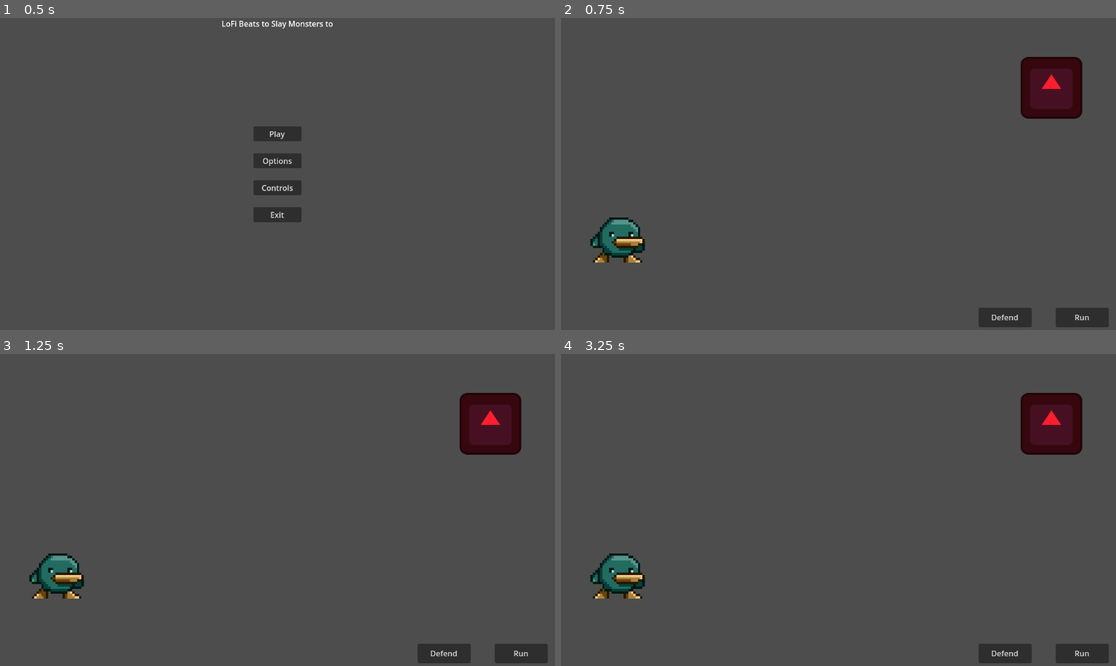
Above: before the commit, frames 1-4 (two rows, left to right).
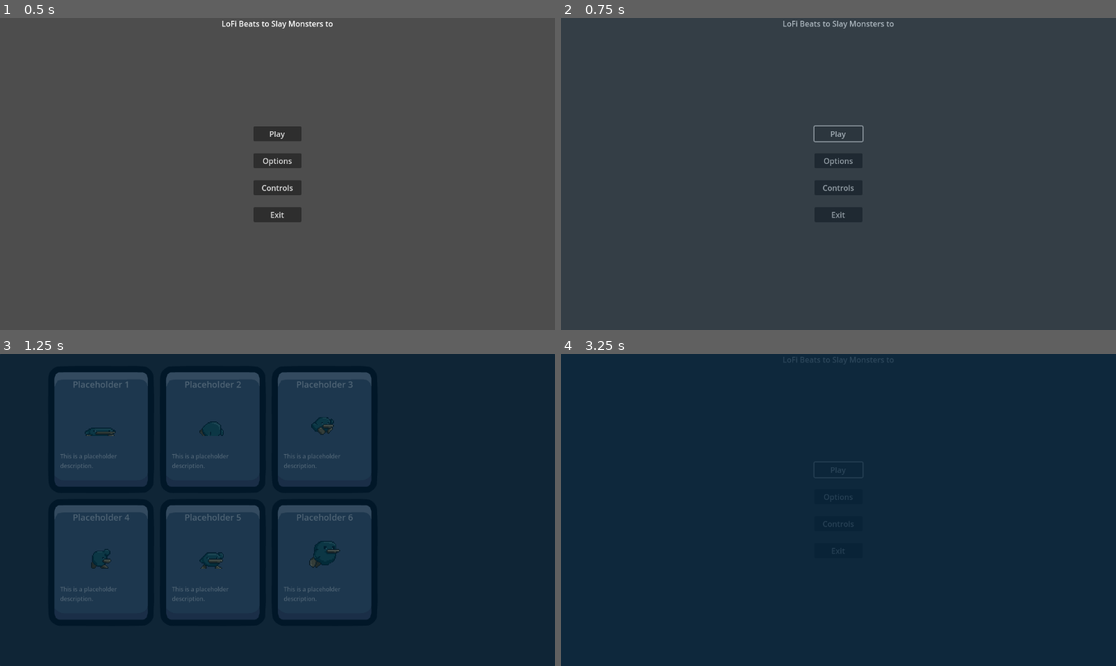
Above: after the commit, the same moments.

Repository: wildkind-gg/godot-wild-jam_68
Game: Godot game, scene res://Scenes/main_menu.tscn
Two runs of this game, one before a commit and one after it. Both use one fixed random seed, a clock stepped at 60 frames per second and the inputs below. The engine's default icon, where the game draws it, is replaced by a stand-in: a white triangle on a blue panel in a dark square.
Inputs (mouse positions are in pixels of both pictures, inside the frame that each line leads up to):
- Up to frame 1 (0.5 s): no input
- Up to frame 2 (0.75 s): click "Play" at 0.5 s
- Up to frame 3 (1.25 s): no input
- Up to frame 4 (3.25 s): click (660, 428) at 1.27 s; click "Run" at 2 s; click "Play" at 2.75 s

Frame 1 is identical in both runs. In frame 2, 99% of the frame differs, in the area x 0-100%, y 0-100%; in frame 3, 100%; in frame 4, 100%.

Commit message:
Adding scene transition, hooking up to main menu and bounty board. (+5 squashed commit)
Squashed commit:

[b2f2598] Removing ai generated placeholders.

[5a93fdd] Setting up initialziation/item generation for bounty board.

[fe3f776] Re-import of some file after settings change.

[f4178e2] Settings change, removing/replacing temp image.

[1d924a5] Init bounty board;

Adding temp textures, setting up bounty item scene.

Diff:
--- /dev/null
+++ b/Resources/_temp_enemy_ui_data/_temp_enemy_1.tres
@@ -0,0 +1,10 @@
+[gd_resource type="Resource" script_class="EnemyUiData" load_steps=3 format=3 uid="uid://b4sumg3qubbsi"]
+
+[ext_resource type="Script" path="res://Resources/_temp_enemy_ui_data/enemy_ui_data.gd" id="1_rj56o"]
+[ext_resource type="Texture2D" uid="uid://do8esrbwgy37s" path="res://_Art/Player/DuckyV2/Ducky/Spritesheets/crouch.png" id="2_yefw8"]
+
+[resource]
+script = ExtResource("1_rj56o")
+display_name = "Placeholder 1"
+description = "This is a placeholder description."
+texture = ExtResource("2_yefw8")
--- /dev/null
+++ b/Resources/_temp_enemy_ui_data/_temp_enemy_2.tres
@@ -0,0 +1,10 @@
+[gd_resource type="Resource" script_class="EnemyUiData" load_steps=3 format=3 uid="uid://s40jhcf5nrww"]
+
+[ext_resource type="Script" path="res://Resources/_temp_enemy_ui_data/enemy_ui_data.gd" id="1_8mykb"]
+[ext_resource type="Texture2D" uid="uid://dp65f5k3uirbg" path="res://_Art/Player/DuckyV2/Ducky/Spritesheets/death.png" id="2_rojjl"]
+
+[resource]
+script = ExtResource("1_8mykb")
+display_name = "Placeholder 2"
+description = "This is a placeholder description."
+texture = ExtResource("2_rojjl")
--- /dev/null
+++ b/Resources/_temp_enemy_ui_data/_temp_enemy_3.tres
@@ -0,0 +1,10 @@
+[gd_resource type="Resource" script_class="EnemyUiData" load_steps=3 format=3 uid="uid://bv4xdj2kxhs2d"]
+
+[ext_resource type="Script" path="res://Resources/_temp_enemy_ui_data/enemy_ui_data.gd" id="1_35qld"]
+[ext_resource type="Texture2D" uid="uid://byig6s3eorqmh" path="res://_Art/Player/DuckyV2/Ducky/Spritesheets/fall.png" id="2_ljj8e"]
+
+[resource]
+script = ExtResource("1_35qld")
+display_name = "Placeholder 3"
+description = "This is a placeholder description."
+texture = ExtResource("2_ljj8e")
--- /dev/null
+++ b/Resources/_temp_enemy_ui_data/_temp_enemy_4.tres
@@ -0,0 +1,10 @@
+[gd_resource type="Resource" script_class="EnemyUiData" load_steps=3 format=3 uid="uid://b61apavd5onbh"]
+
+[ext_resource type="Script" path="res://Resources/_temp_enemy_ui_data/enemy_ui_data.gd" id="1_43per"]
+[ext_resource type="Texture2D" uid="uid://d06k2hehy8rhg" path="res://_Art/Player/DuckyV2/Ducky/Spritesheets/ledge_grab.png" id="2_teki6"]
+
+[resource]
+script = ExtResource("1_43per")
+display_name = "Placeholder 4"
+description = "This is a placeholder description."
+texture = ExtResource("2_teki6")
--- /dev/null
+++ b/Resources/_temp_enemy_ui_data/_temp_enemy_5.tres
@@ -0,0 +1,10 @@
+[gd_resource type="Resource" script_class="EnemyUiData" load_steps=3 format=3 uid="uid://blgtiphlw148o"]
+
+[ext_resource type="Script" path="res://Resources/_temp_enemy_ui_data/enemy_ui_data.gd" id="1_c70nv"]
+[ext_resource type="Texture2D" uid="uid://jga8tt2k85mm" path="res://_Art/Player/DuckyV2/Ducky/Spritesheets/shield.png" id="2_grr1l"]
+
+[resource]
+script = ExtResource("1_c70nv")
+display_name = "Placeholder 5"
+description = "This is a placeholder description."
+texture = ExtResource("2_grr1l")
--- /dev/null
+++ b/Resources/_temp_enemy_ui_data/_temp_enemy_6.tres
@@ -0,0 +1,10 @@
+[gd_resource type="Resource" script_class="EnemyUiData" load_steps=3 format=3 uid="uid://c5u60b0ge0evc"]
+
+[ext_resource type="Script" path="res://Resources/_temp_enemy_ui_data/enemy_ui_data.gd" id="1_qaxf6"]
+[ext_resource type="Texture2D" uid="uid://cv0lbmugplxnk" path="res://_Art/Player/DuckyV2/Ducky/Spritesheets/multi_jump.png" id="2_qhrh8"]
+
+[resource]
+script = ExtResource("1_qaxf6")
+display_name = "Placeholder 6"
+description = "This is a placeholder description."
+texture = ExtResource("2_qhrh8")
--- /dev/null
+++ b/Resources/_temp_enemy_ui_data/enemy_ui_data.gd
@@ -0,0 +1,10 @@
+# This resource is a placeholder until we create a better enemy data structure
+# I am using this now to get the bounty board working without needing to mess
+# with any of the enemy code and creating unnecessary conflicts
+
+class_name  EnemyUiData
+extends Resource
+
+@export var display_name : String
+@export_multiline var description : String
+@export var texture : Texture
--- /dev/null
+++ b/Resources/ui_themes/bounty_item_texture.tres
@@ -0,0 +1,10 @@
+[gd_resource type="StyleBoxTexture" load_steps=2 format=3 uid="uid://bigsvjwr6xmts"]
+
+[ext_resource type="Texture2D" uid="uid://d0ono6d2dgkrh" path="res://Resources/_temp_ui_sprites/IconButton_Small_Square.png" id="1_0ehnr"]
+
+[resource]
+texture = ExtResource("1_0ehnr")
+texture_margin_left = 13.0
+texture_margin_top = 13.0
+texture_margin_right = 13.0
+texture_margin_bottom = 13.0
--- /dev/null
+++ b/Scenes/bounty_board/bounty_board.tscn
@@ -0,0 +1,44 @@
+[gd_scene load_steps=11 format=3 uid="uid://bih7xps8v4bbc"]
+
+[ext_resource type="Script" path="res://Scripts/bounty_board.gd" id="1_7nv2g"]
+[ext_resource type="Resource" uid="uid://b4sumg3qubbsi" path="res://Resources/_temp_enemy_ui_data/_temp_enemy_1.tres" id="2_rgbeu"]
+[ext_resource type="Resource" uid="uid://s40jhcf5nrww" path="res://Resources/_temp_enemy_ui_data/_temp_enemy_2.tres" id="3_4daup"]
+[ext_resource type="Resource" uid="uid://bv4xdj2kxhs2d" path="res://Resources/_temp_enemy_ui_data/_temp_enemy_3.tres" id="4_y74kg"]
+[ext_resource type="Resource" uid="uid://b61apavd5onbh" path="res://Resources/_temp_enemy_ui_data/_temp_enemy_4.tres" id="5_vjoiw"]
+[ext_resource type="Resource" uid="uid://blgtiphlw148o" path="res://Resources/_temp_enemy_ui_data/_temp_enemy_5.tres" id="6_u3uqs"]
+[ext_resource type="Resource" uid="uid://c5u60b0ge0evc" path="res://Resources/_temp_enemy_ui_data/_temp_enemy_6.tres" id="7_h2yqb"]
+[ext_resource type="PackedScene" uid="uid://c3ka3fcxs45ad" path="res://Scenes/components/scene_transition/scene_transition.tscn" id="8_uyka7"]
+[ext_resource type="PackedScene" uid="uid://c3ev5xwygolwl" path="res://Scenes/battle.tscn" id="9_4olab"]
+[ext_resource type="PackedScene" uid="uid://b60cbamfs1gcy" path="res://Scenes/components/scene_transition/fade_transition.tscn" id="10_srq2r"]
+
+[node name="BountyBoard" type="Node2D"]
+script = ExtResource("1_7nv2g")
+_temp_enemy_data = Array[Resource("res://Resources/_temp_enemy_ui_data/enemy_ui_data.gd")]([ExtResource("2_rgbeu"), ExtResource("3_4daup"), ExtResource("4_y74kg"), ExtResource("5_vjoiw"), ExtResource("6_u3uqs"), ExtResource("7_h2yqb")])
+
+[node name="Board" type="CanvasLayer" parent="."]
+
+[node name="Panel" type="Panel" parent="Board"]
+anchors_preset = 15
+anchor_right = 1.0
+anchor_bottom = 1.0
+grow_horizontal = 2
+grow_vertical = 2
+
+[node name="GridContainer" type="GridContainer" parent="Board/Panel"]
+layout_mode = 0
+offset_left = 100.0
+offset_top = 25.0
+offset_right = 784.0
+offset_bottom = 565.0
+theme_override_constants/h_separation = 12
+theme_override_constants/v_separation = 12
+columns = 3
+
+[node name="Loading" type="CanvasLayer" parent="."]
+layer = 2
+
+[node name="FadeTransition" parent="Loading" instance=ExtResource("10_srq2r")]
+
+[node name="SceneTransition" parent="Loading" node_paths=PackedStringArray("fade_transition") instance=ExtResource("8_uyka7")]
+landing_scene = ExtResource("9_4olab")
+fade_transition = NodePath("../FadeTransition")
--- /dev/null
+++ b/Scenes/bounty_board/bounty_item.tscn
@@ -0,0 +1,47 @@
+[gd_scene load_steps=3 format=3 uid="uid://dq7qs7xy6a7dk"]
+
+[ext_resource type="StyleBox" uid="uid://bigsvjwr6xmts" path="res://Resources/ui_themes/bounty_item_texture.tres" id="1_o5wx5"]
+[ext_resource type="Texture2D" uid="uid://do8esrbwgy37s" path="res://_Art/Player/DuckyV2/Ducky/Spritesheets/crouch.png" id="2_eouqg"]
+
+[node name="BountyItem" type="PanelContainer"]
+custom_minimum_size = Vector2(220, 260)
+offset_right = 220.0
+offset_bottom = 270.0
+mouse_filter = 2
+theme_override_styles/panel = ExtResource("1_o5wx5")
+
+[node name="MarginContainer" type="MarginContainer" parent="."]
+layout_mode = 2
+theme_override_constants/margin_left = 12
+theme_override_constants/margin_top = 12
+theme_override_constants/margin_right = 12
+theme_override_constants/margin_bottom = 12
+
+[node name="VBoxContainer" type="VBoxContainer" parent="MarginContainer"]
+layout_mode = 2
+
+[node name="NameText" type="Label" parent="MarginContainer/VBoxContainer"]
+layout_mode = 2
+theme_override_font_sizes/font_size = 18
+text = "Enemy Name"
+horizontal_alignment = 1
+
+[node name="EnemyTexture" type="TextureRect" parent="MarginContainer/VBoxContainer"]
+custom_minimum_size = Vector2(120, 120)
+layout_mode = 2
+size_flags_horizontal = 4
+size_flags_vertical = 4
+texture = ExtResource("2_eouqg")
+expand_mode = 1
+stretch_mode = 5
+
+[node name="DescriptionText" type="Label" parent="MarginContainer/VBoxContainer"]
+custom_minimum_size = Vector2(0, 60)
+layout_mode = 2
+theme_override_font_sizes/font_size = 12
+text = "This is a description for the enemy"
+autowrap_mode = 2
+
+[node name="Button" type="Button" parent="."]
+layout_mode = 2
+flat = true
--- /dev/null
+++ b/Scenes/components/scene_transition/fade_transition.gd
@@ -0,0 +1,18 @@
+extends ColorRect
+
+### Signals ###
+signal on_animation_completed
+
+### On Ready ###
+@onready var animator : AnimationPlayer = $AnimationPlayer
+
+### Public Methods ###
+func play_fade_in() -> void:
+	animator.play("fade_in")
+
+func play_fade_out() -> void:
+	animator.play("fade_out")
+
+### Signal Emission ###
+func _on_animation_player_animation_finished(anim_name : String):
+	on_animation_completed.emit()
--- /dev/null
+++ b/Scenes/components/scene_transition/fade_transition.tscn
@@ -0,0 +1,61 @@
+[gd_scene load_steps=5 format=3 uid="uid://b60cbamfs1gcy"]
+
+[ext_resource type="Script" path="res://Scenes/components/scene_transition/fade_transition.gd" id="1_hpypa"]
+
+[sub_resource type="Animation" id="Animation_h35nu"]
+resource_name = "fade_in"
+length = 0.5
+tracks/0/type = "value"
+tracks/0/imported = false
+tracks/0/enabled = true
+tracks/0/path = NodePath(".:modulate")
+tracks/0/interp = 1
+tracks/0/loop_wrap = true
+tracks/0/keys = {
+"times": PackedFloat32Array(0, 0.0001, 0.5),
+"transitions": PackedFloat32Array(1, 1, 1),
+"update": 0,
+"values": [Color(1, 1, 1, 0), Color(1, 1, 1, 1), Color(1, 1, 1, 0)]
+}
+
+[sub_resource type="Animation" id="Animation_g08xa"]
+resource_name = "fade_out"
+length = 0.5
+tracks/0/type = "value"
+tracks/0/imported = false
+tracks/0/enabled = true
+tracks/0/path = NodePath(".:modulate")
+tracks/0/interp = 1
+tracks/0/loop_wrap = true
+tracks/0/keys = {
+"times": PackedFloat32Array(0, 0.5),
+"transitions": PackedFloat32Array(1, 1),
+"update": 0,
+"values": [Color(1, 1, 1, 0), Color(1, 1, 1, 1)]
+}
+
+[sub_resource type="AnimationLibrary" id="AnimationLibrary_8lq3d"]
+_data = {
+"fade_in": SubResource("Animation_h35nu"),
+"fade_out": SubResource("Animation_g08xa")
+}
+
+[node name="FadeTransition" type="ColorRect"]
+modulate = Color(1, 1, 1, 0)
+top_level = true
+z_as_relative = false
+anchors_preset = 15
+anchor_right = 1.0
+anchor_bottom = 1.0
+grow_horizontal = 2
+grow_vertical = 2
+mouse_filter = 2
+color = Color(0.00784314, 0.129412, 0.223529, 1)
+script = ExtResource("1_hpypa")
+
+[node name="AnimationPlayer" type="AnimationPlayer" parent="."]
+libraries = {
+"": SubResource("AnimationLibrary_8lq3d")
+}
+
+[connection signal="animation_finished" from="AnimationPlayer" to="." method="_on_animation_player_animation_finished"]
--- /dev/null
+++ b/Scenes/components/scene_transition/scene_transition.gd
@@ -0,0 +1,41 @@
+# Creates a transtion between two scenes
+class_name SceneTransition
+extends Node2D
+
+### Editor Parameters ###
+@export var landing_scene : PackedScene
+@export var fade_transition : ColorRect
+
+### Private Variables ###
+var _is_running_transition : bool = false
+
+### Public Functions ###
+func start_transition() -> void:
+	# Validate landing scene
+	if landing_scene == null:
+		printerr("[start_transition] No landing scene set for the scene transition")
+	elif _is_running_transition:
+		print("[start_transition] Transition in progress")
+		return
+
+	# Flag that the transition started
+	_is_running_transition = true
+
+	# Run any transition animations
+	if fade_transition != null:
+		fade_transition.play_fade_out()
+		fade_transition.on_animation_completed.connect(complete_transition)
+	else:
+		complete_transition()
+
+
+func complete_transition() -> void:
+	# Change scene
+	var results = get_tree().change_scene_to_packed(landing_scene)
+
+	# Validate that the scene transitioned
+	if results != OK:
+		printerr("[complete_transition] Was unable to change scene to '%s'" %landing_scene)
+
+	# Flag that the transition is completed
+	_is_running_transition = false
--- /dev/null
+++ b/Scenes/components/scene_transition/scene_transition.tscn
@@ -0,0 +1,6 @@
+[gd_scene load_steps=2 format=3 uid="uid://c3ka3fcxs45ad"]
+
+[ext_resource type="Script" path="res://Scenes/components/scene_transition/scene_transition.gd" id="1_0xquv"]
+
+[node name="SceneTransition" type="Node2D"]
+script = ExtResource("1_0xquv")
--- a/Scenes/main_menu.tscn
+++ b/Scenes/main_menu.tscn
@@ -1,6 +1,9 @@
-[gd_scene load_steps=3 format=3 uid="uid://babhddpsfb770"]
+[gd_scene load_steps=5 format=3 uid="uid://babhddpsfb770"]
 
 [ext_resource type="Script" path="res://Scripts/main_menu.gd" id="1_dk1lg"]
+[ext_resource type="PackedScene" uid="uid://b60cbamfs1gcy" path="res://Scenes/components/scene_transition/fade_transition.tscn" id="2_o6fhd"]
+[ext_resource type="PackedScene" uid="uid://bih7xps8v4bbc" path="res://Scenes/bounty_board/bounty_board.tscn" id="3_bttwj"]
+[ext_resource type="PackedScene" uid="uid://c3ka3fcxs45ad" path="res://Scenes/components/scene_transition/scene_transition.tscn" id="3_wywr5"]
 
 [sub_resource type="StyleBoxFlat" id="StyleBoxFlat_cdsfi"]
 
@@ -42,6 +45,12 @@
 custom_minimum_size = Vector2(100, 0)
 layout_mode = 2
 text = "Play"
+
+[node name="SceneTransition" parent="Container/VBoxContainer/Play" node_paths=PackedStringArray("fade_transition") instance=ExtResource("3_wywr5")]
+landing_scene = ExtResource("3_bttwj")
+fade_transition = NodePath("FadeTransition")
+
+[node name="FadeTransition" parent="Container/VBoxContainer/Play/SceneTransition" instance=ExtResource("2_o6fhd")]
 
 [node name="Options" type="Button" parent="Container/VBoxContainer"]
 custom_minimum_size = Vector2(100, 0)
--- /dev/null
+++ b/Scripts/bounty_board.gd
@@ -0,0 +1,87 @@
+extends Node2D
+
+### On Ready Variables ###
+@onready var bounty_item_prefab = preload("res://Scenes/bounty_board/bounty_item.tscn")
+@onready var grid_container = $Board/Panel/GridContainer
+@onready var scene_transition = $Loading/SceneTransition
+@onready var fade_transition = $Loading/FadeTransition
+
+### Constants ###
+const DEFAULT_DISPLAY_NAME : String = "Missing Name"
+const DEFAULT_DESCRIPTION : String = "Missing Description"
+const DEFAULT_TEXTURE : Texture = preload("res://Resources/_temp_ui_sprites/missing_texture.png")
+
+### Editor Parameters ###
+# TODO: Remove this variable once we have full enemy data structure setup
+@export var _temp_enemy_data : Array[EnemyUiData]
+@export var has_debugs : bool = true
+
+### Private Variables ###
+var _is_initialzied : bool = false
+
+### Private Methods ###
+func _on_item_clicked():
+	print("Clicked")
+	scene_transition.start_transition()
+
+# Build a bounty item from specific data
+func _create_bounty_item(ui_data : EnemyUiData) -> void:
+	# Get values or use defaults if there is no value set
+	var display_name : String = ui_data.display_name if ui_data.display_name != null else DEFAULT_DISPLAY_NAME
+	var description : String = ui_data.description if ui_data.description != null else DEFAULT_DESCRIPTION
+	var texture : Texture = ui_data.texture if ui_data.texture != null else DEFAULT_TEXTURE
+
+	# DEBUG
+	if has_debugs:
+		print("[Creating Item] Display Name: " + display_name)
+
+	# Insatantiate bounty item ui
+	var new_bounty_item = bounty_item_prefab.instantiate()
+
+	# Get child nodes
+	var name_text = new_bounty_item.find_child("NameText")
+	var description_text = new_bounty_item.find_child("DescriptionText")
+	var enemy_texture = new_bounty_item.find_child("EnemyTexture")
+
+	# Set values of new ui item
+	name_text.text = display_name
+	description_text.text = description
+	enemy_texture.texture = texture
+
+	# Connect click event to scene transition
+	var new_item_btn = new_bounty_item.find_child("Button")
+	new_item_btn.button_up.connect(_on_item_clicked)
+
+	# Add to grid
+	grid_container.add_child(new_bounty_item)
+
+
+### Public Methods ###
+# Build the bounty board from enemy ui data
+func initialize_board(enemy_data : Array[EnemyUiData]) -> void:
+	# Make sure we only initialize once
+	if _is_initialzied:
+		return
+	else:
+		_is_initialzied = true
+
+	# DEBUG
+	if has_debugs:
+		print("[Initializing Board]")
+
+	# Create each item from passed data
+	for ui_data in enemy_data:
+		_create_bounty_item(ui_data)
+
+func on_scene_loaded():
+	# Fade in animation
+	fade_transition.play_fade_in()
+
+	# TODO: This is temporary for testing initialization
+	# need to implement propper enemy data later
+	initialize_board(_temp_enemy_data)
+
+
+### Built in Methods ###
+func _ready():
+	on_scene_loaded()
--- a/Scripts/main_menu.gd
+++ b/Scripts/main_menu.gd
@@ -1,15 +1,19 @@
 extends Node2D
 
+### On Ready Varaibles ###
+@onready var scene_transition := $Container/VBoxContainer/Play/SceneTransition
+
+### Private Methods ###
 func _process(_delta):
 	pass
 
+
+### Signal Connected Methods ###
 func _on_play_pressed():
-	get_tree().change_scene_to_file("res://Scenes/battle.tscn")
-
+	scene_transition.start_transition()
 
 func _on_exit_pressed():
 	get_tree().quit()
-
 
 func _on_options_pressed():
 	pass # Replace with function body.
--- a/project.godot
+++ b/project.godot
@@ -35,3 +35,7 @@
 "events": [Object(InputEventKey,"resource_local_to_scene":false,"resource_name":"","device":-1,"window_id":0,"alt_press …(182 unchanged characters)…
 ]
 }
+
+[rendering]
+
+textures/canvas_textures/default_texture_filter=0
Binary file added: Resources/_temp_ui_sprites/IconButton_Large_Blank_Square.png
Not shown, added: Resources/_temp_ui_sprites/IconButton_Large_Blank_Square.png.import
Binary file added: Resources/_temp_ui_sprites/IconButton_Small_Background_Square.png
Not shown, added: Resources/_temp_ui_sprites/IconButton_Small_Background_Square.png.import
Binary file added: Resources/_temp_ui_sprites/IconButton_Small_Blank_Square.png
Not shown, added: Resources/_temp_ui_sprites/IconButton_Small_Blank_Square.png.import
Binary file added: Resources/_temp_ui_sprites/IconButton_Small_Square.png
Not shown, added: Resources/_temp_ui_sprites/IconButton_Small_Square.png.import
Binary file added: Resources/_temp_ui_sprites/missing_texture.png
Not shown, added: Resources/_temp_ui_sprites/missing_texture.png.import
Not shown, added: _Art/Player/DuckyV2/Ducky/Spritesheets/climb_back.png.import
Not shown, added: _Art/Player/DuckyV2/Ducky/Spritesheets/crawl.png.import
(and 33 more such lines)
